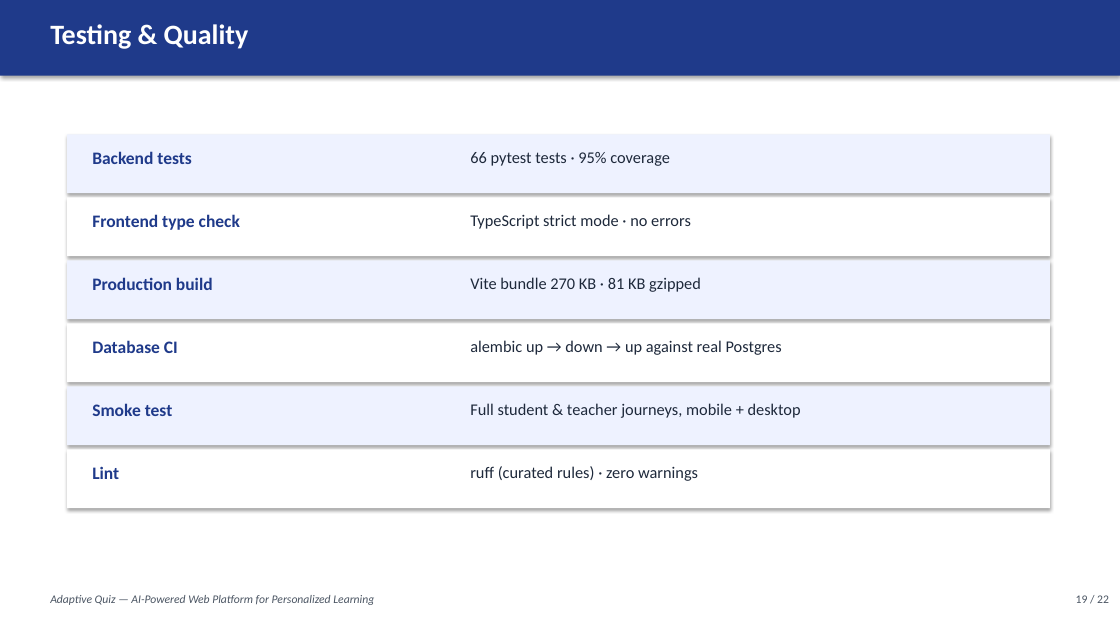
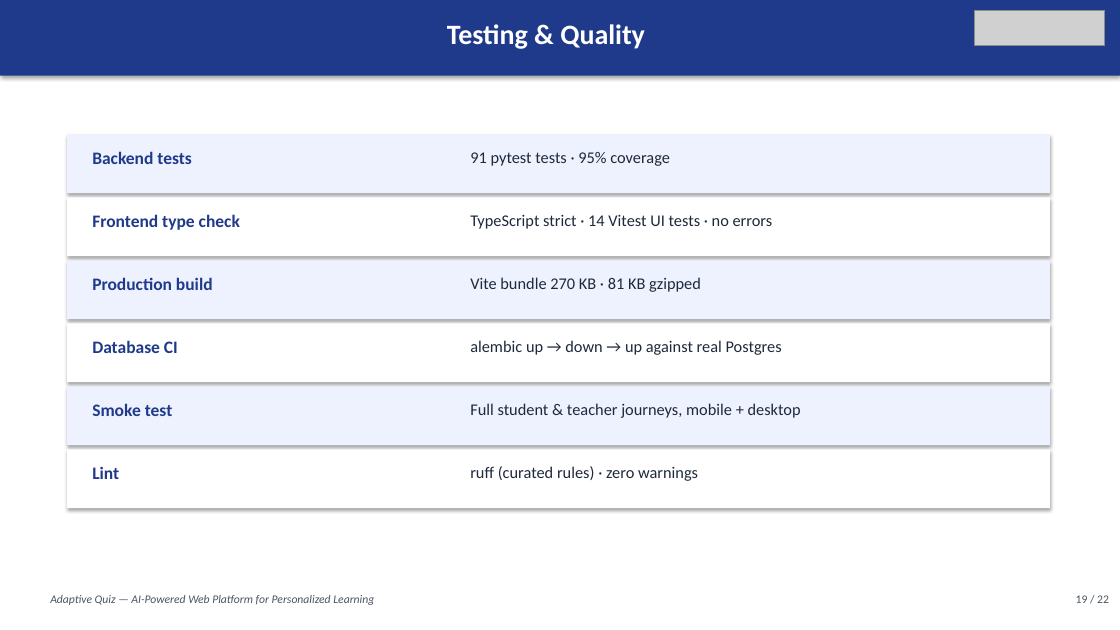
Before and after one commit to SanjnaRathour/Adaptive-Quiz, a slide deck: slide 19 of Adaptive_Quiz_Presentation.pptx. Drawn at 1120x630 pixels with LibreOffice and Linux fonts; fonts in the diff are those of the drawing; grey boxes stand for pictures. Boxes give left, top, right and bottom in pixels: in the first picture for what was removed or moved away, otherwise in the second. Text is boxed around its words. In the diff, an @@ line names an element or a change of style, - is before the commit and + after.

```diff
--- a/Adaptive_Quiz_Presentation.pptx
+++ b/Adaptive_Quiz_Presentation.pptx
@@ text "Testing & Quality" at (x1=447, y1=24, x2=645, y2=49): alignment left to centre @@
@@ picture added at (x1=975, y1=10, x2=1105, y2=45) @@
@@ text at (x1=470, y1=152, x2=670, y2=166): text changed @@
-66 pytest tests · 95% coverage
+91 pytest tests · 95% coverage
@@ text at (x1=470, y1=215, x2=773, y2=229): text changed @@
-TypeScript strict mode · no errors
+TypeScript strict · 14 Vitest UI tests · no errors
```
Also in this commit, not shown: 21 other slides changed, 28 other files.
